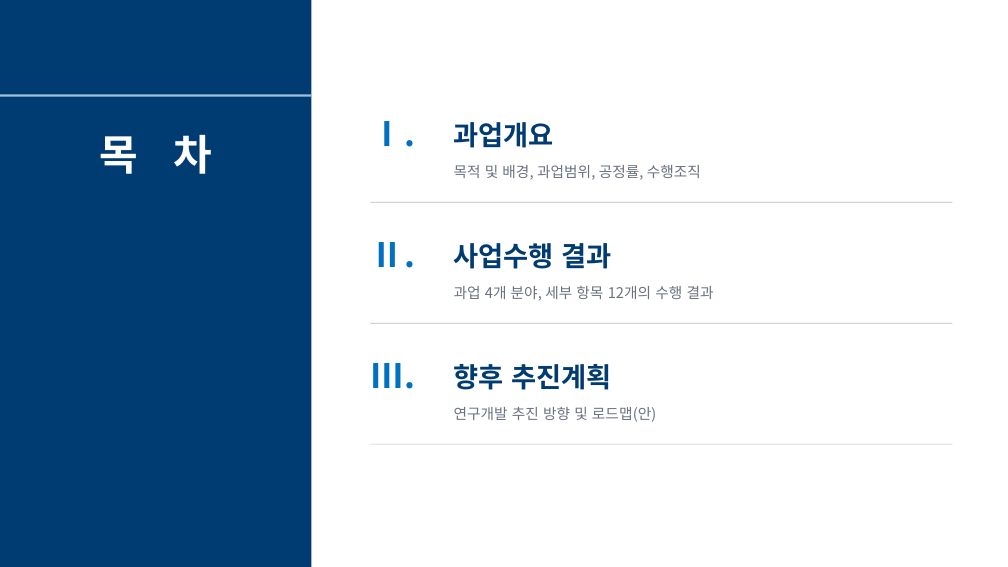
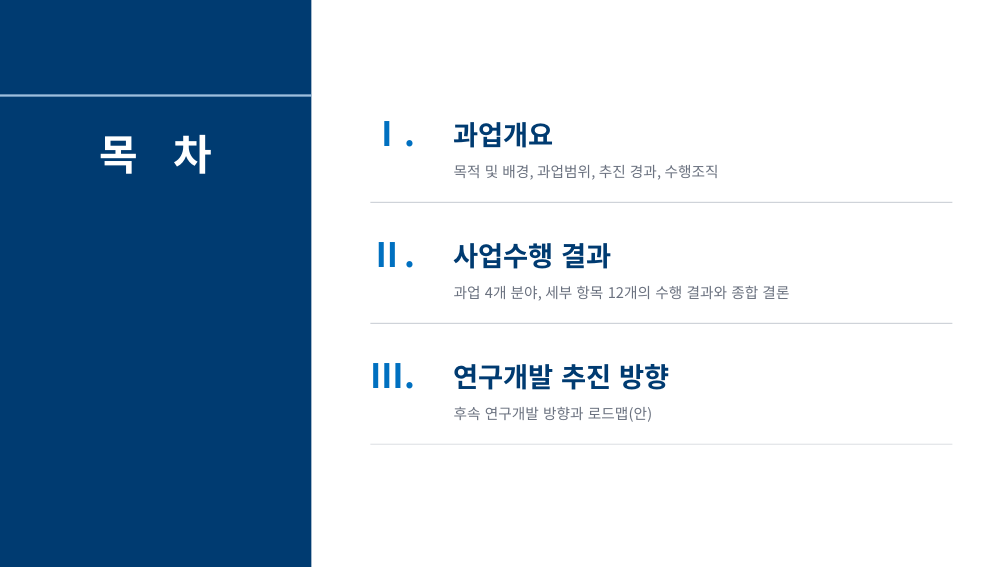
Before and after one commit to mkm1119/KGRAG-LLM, a slide deck: slide 2 of project_khnp/2026.12.09_최종보고회_발표자료_템플릿.pptx. Drawn at 1008x567 pixels with LibreOffice and Linux fonts; fonts in the diff are those of the drawing. Boxes give left, top, right and bottom in pixels: in the first picture for what was removed or moved away, otherwise in the second. Text is boxed around its words. In the diff, an @@ line names an element or a change of style, - is before the commit and + after.

```diff
--- a/project_khnp/2026.12.09_최종보고회_발표자료_템플릿.pptx
+++ b/project_khnp/2026.12.09_최종보고회_발표자료_템플릿.pptx
@@ text at (x1=454, y1=165, x2=719, y2=180): text changed @@
-목적 및 배경, 과업범위, 공정률, 수행조직
+목적 및 배경, 과업범위, 추진 경과, 수행조직
@@ text at (x1=454, y1=285, x2=789, y2=301): text changed @@
-과업 4개 분야, 세부 항목 12개의 수행 결과
+과업 4개 분야, 세부 항목 12개의 수행 결과와 종합 결론
@@ text at (x1=454, y1=364, x2=670, y2=390): text changed @@
-향후 추진계획
+연구개발 추진 방향
@@ text at (x1=454, y1=407, x2=652, y2=422): text changed @@
-연구개발 추진 방향 및 로드맵(안)
+후속 연구개발 방향과 로드맵(안)
```
Also in this commit, not shown: 10 other slides changed, 1 slide added, 1 other file.
